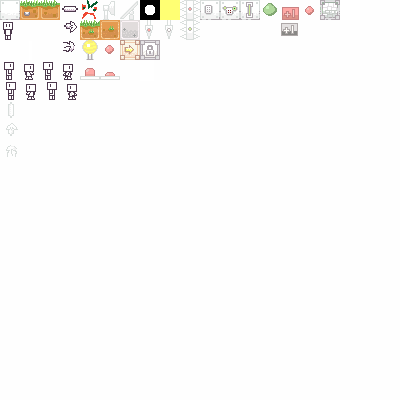
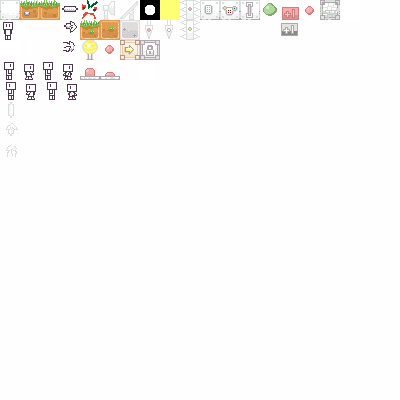
Layered file, before and after one edit (400x400). Changes by layer:
removed layer "Layer 2" over [100, 76, 120, 80]
removed layer "Background" over [80, 76, 120, 80]
